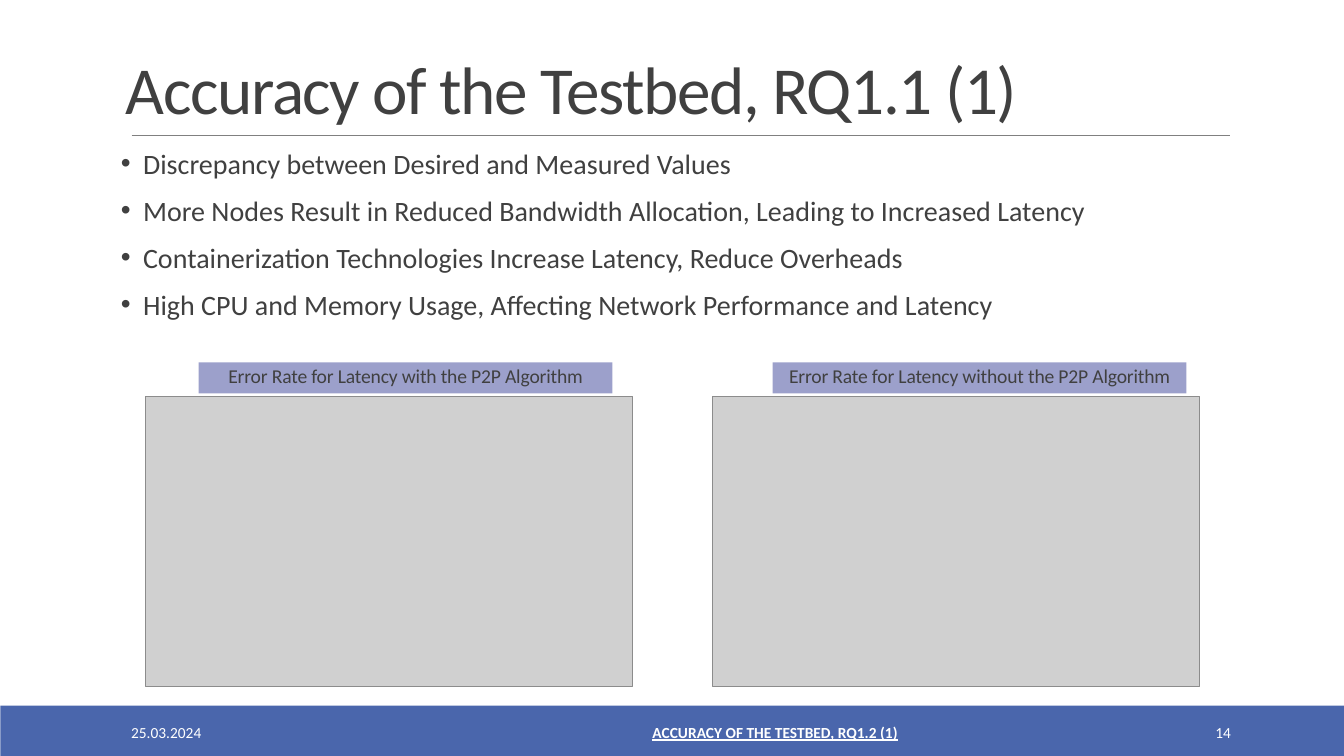
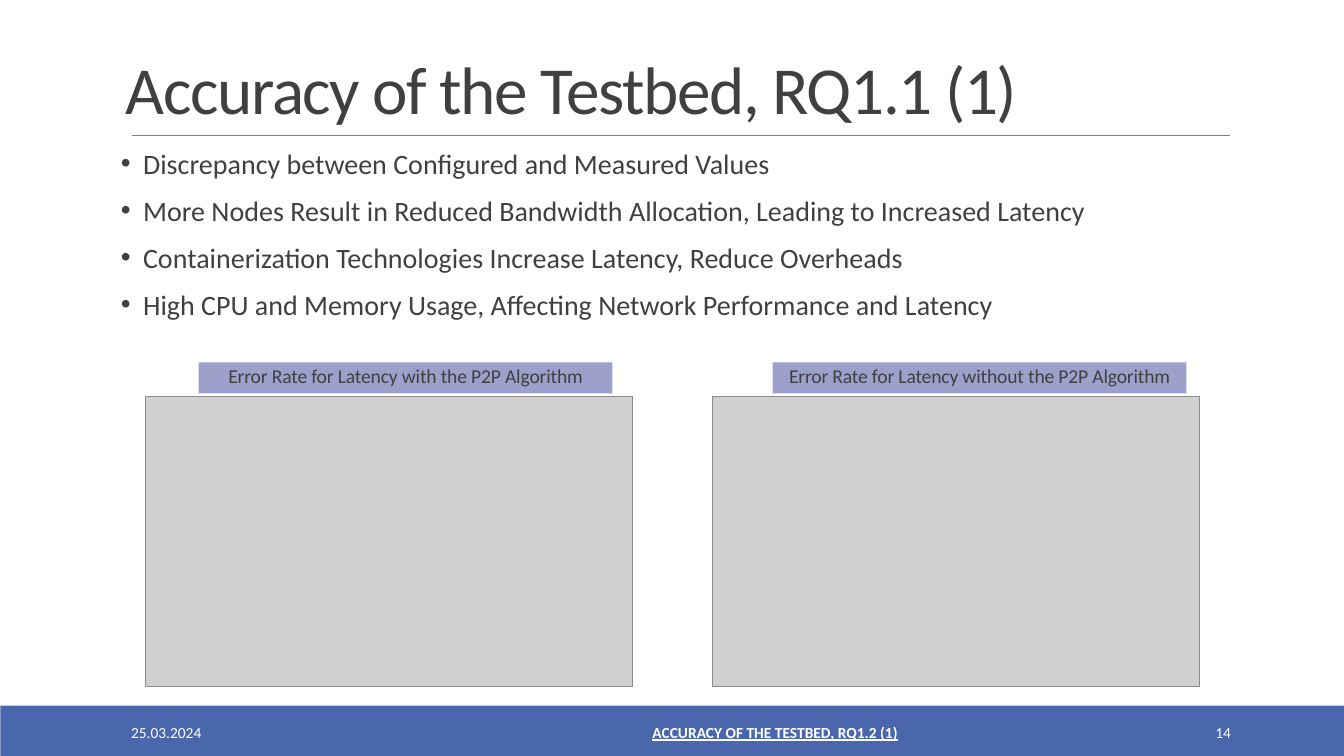
Before and after one commit to oezcankaraca/abschlussvortrag, a slide deck: slide 14 of Abschlussvortrag.pptx. Drawn at 1344x756 pixels with LibreOffice and Linux fonts; fonts in the diff are those of the drawing; grey boxes stand for pictures. Boxes give left, top, right and bottom in pixels: in the first picture for what was removed or moved away, otherwise in the second. Text is boxed around its words. In the diff, an @@ line names an element or a change of style, - is before the commit and + after.

```diff
--- a/Abschlussvortrag.pptx
+++ b/Abschlussvortrag.pptx
@@ text at (143,154,769,179): text changed @@
-• Discrepancy between Desired and Measured Values
+• Discrepancy between Configured and Measured Values
```
Also in this commit, not shown: 4 other slides changed, 3 other files.
